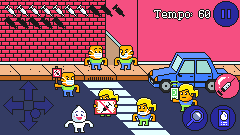
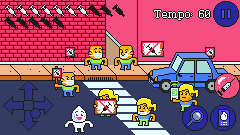
The second 240 × 135 image is a revision of the first. Changes to its layers:
added layer "Pasted Layer #2" above "spinifull" over [65, 41, 215, 60]
